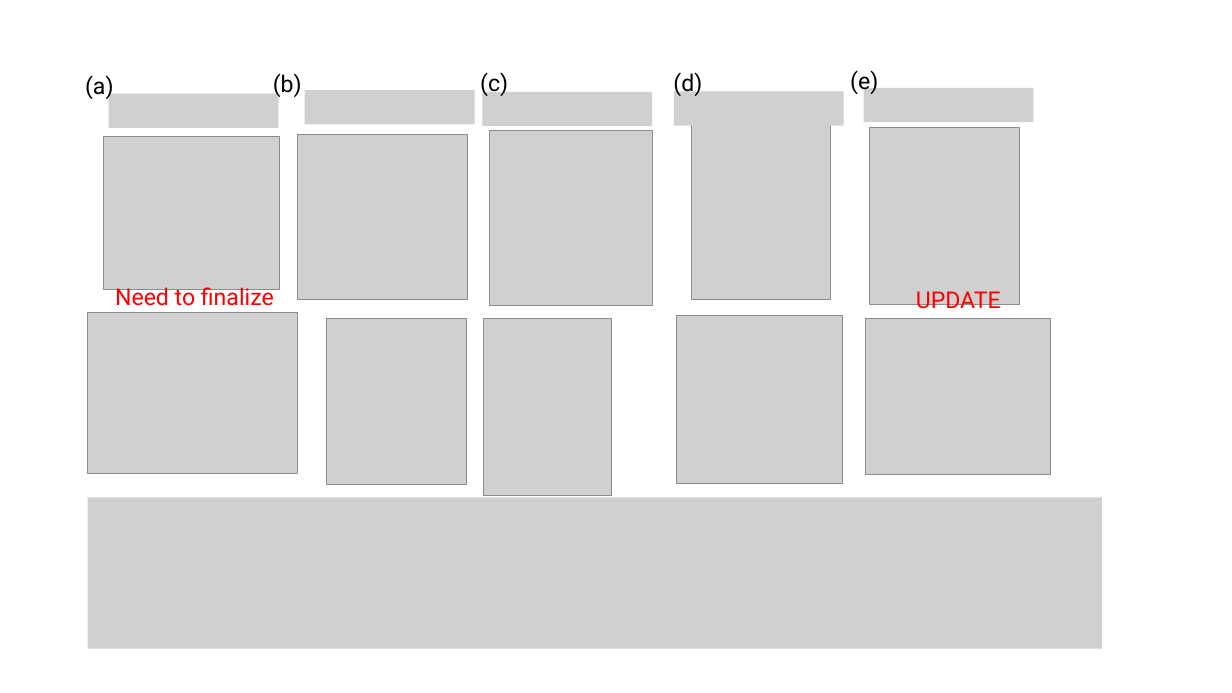
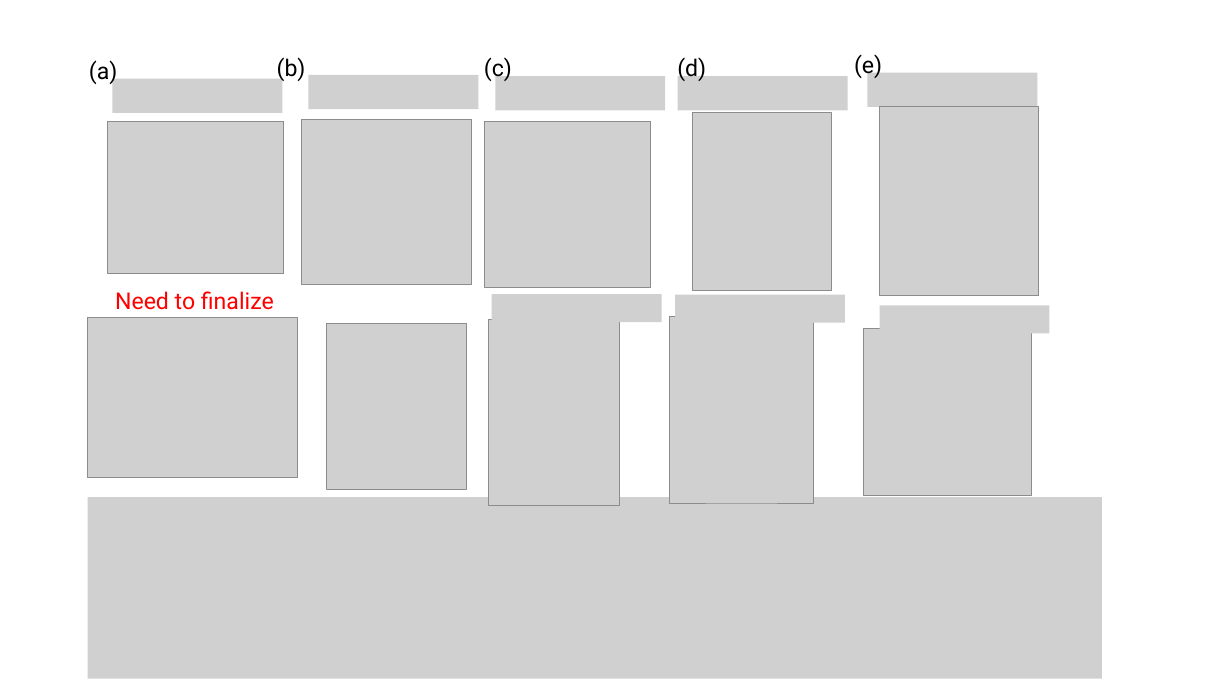
Before and after one commit to tyokokur/presentations, a slide deck: slide 5 of SYSG3_paper.pptx. Drawn at 1232x693 pixels with LibreOffice and Linux fonts; fonts in the diff are those of the drawing; grey boxes stand for pictures. Boxes give left, top, right and bottom in pixels: in the first picture for what was removed or moved away, otherwise in the second. Text is boxed around its words. In the diff, an @@ line names an element or a change of style, - is before the commit and + after.

```diff
--- a/SYSG3_paper.pptx
+++ b/SYSG3_paper.pptx
@@ 6 pictures, 5 texts: place and size @@
-6 pictures, 5 texts at (85,70,1034,299)
+6 pictures, 5 texts at (89,54,1038,285)
@@ picture: place and size @@
-picture at (482,91,653,126)
+picture at (495,77,665,111)
@@ picture: place and size @@
-picture at (692,122,831,299)
+picture at (693,113,832,290)
@@ picture: place and size @@
-picture at (870,128,1019,304)
+picture at (880,107,1039,297)
@@ picture: place and size @@
-picture at (490,130,653,305)
+picture at (485,122,651,288)
@@ 2 pictures, 1 text: place and size @@
-2 pictures, 1 text at (88,284,467,485)
+2 pictures, 1 text at (88,291,467,490)
@@ picture added at (492,294,662,322) @@
@@ picture added at (676,295,846,323) @@
@@ text removed at (916,291,1001,314) @@
-UPDATE
@@ picture: place and size @@
-picture at (484,319,612,496)
+picture at (488,319,620,506)
@@ picture: place and size @@
-picture at (677,316,842,484)
+picture at (670,316,814,503)
@@ picture: place and size @@
-picture at (866,319,1051,475)
+picture at (864,328,1032,496)
@@ picture added at (880,305,1050,333) @@
@@ picture: place and size @@
-picture at (88,497,1103,649)
+picture at (88,497,1103,679)
```
Also in this commit, not shown: 2 other slides changed, 2 slides added, 2 slides removed.
